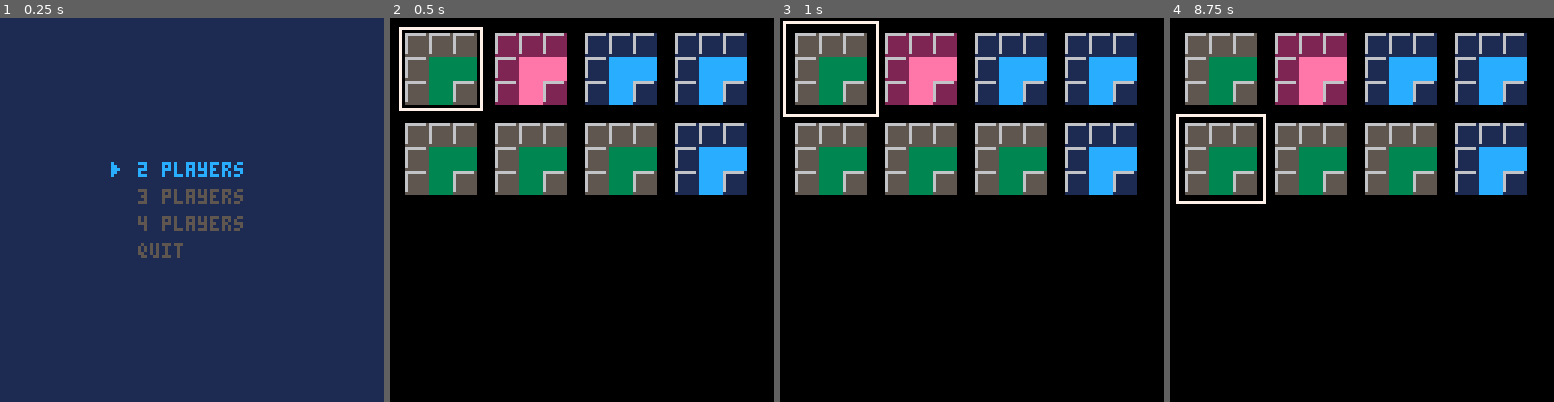
Above: before the commit, frames 1-4 (left to right).
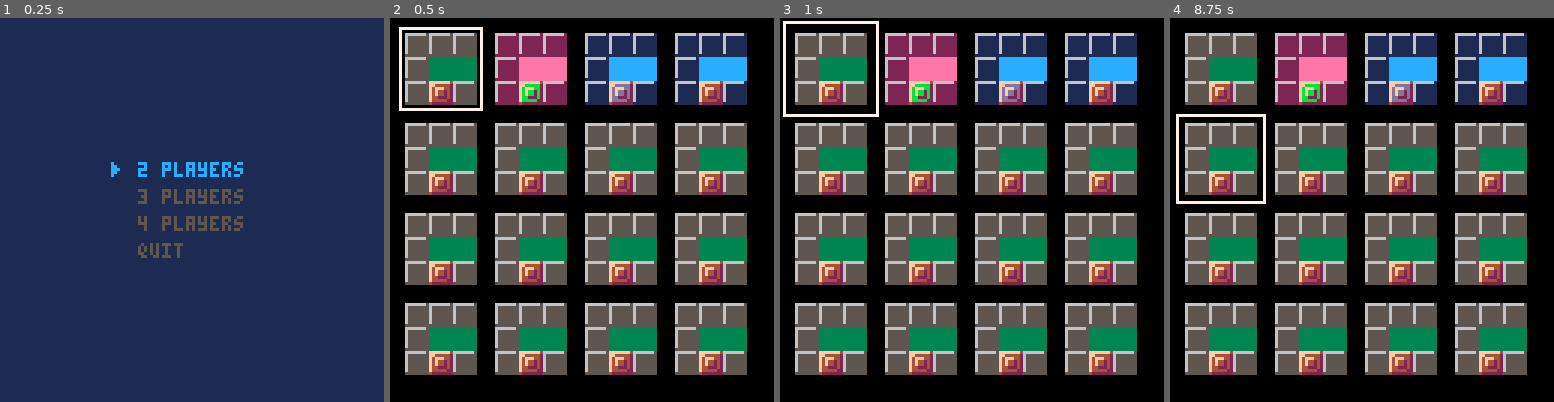
Above: after the commit, the same moments.

Repository: sdegutis/shepherdgame.com
Game: PICO-8 cartridge bomberman.p8
Two runs of this game, one before a commit and one after it. Both use one fixed random seed, a clock stepped at 60 frames per second and the inputs below.
Inputs:
- Up to frame 1 (0.25 s): no input
- Up to frame 2 (0.5 s): tap X (X key) at 0.33 s
- Up to frame 3 (1 s): no input
- Up to frame 4 (8.75 s): tap X (X key) at 1.07, 1.85, 2.97, 4.08, 5.2, 6.32, 7.43, 8.55 s; hold Right 1.6-2.1 s; hold Up 2.15-2.42 s; hold Right 2.47-3.03 s; hold Left 3.08-3.58 s; hold Down 3.63-3.97 s; hold Right 4.02-4.68 s; hold Up 4.73-5.03 s; hold Left 5.08-5.68 s; hold Down 5.73-6.03 s; hold Right 6.08-6.58 s; hold Right 6.63-7.13 s; hold Up 7.18-7.45 s; hold Right 7.5-8.07 s; hold Left 8.12-8.62 s; hold Down from 8.67 s (still down)

Frame 1 is identical in both runs. In frame 2, 34% of the frame differs, in the area x 3-93%, y 16-93%; in frame 3, 34%; in frame 4, 34%.

Commit message:
Making 16 total possible maps

Diff:
--- a/bomberman.p8
+++ b/bomberman.p8
@@ -663,7 +663,7 @@
 end
 
 function drawitem(item)
-	local s = 42+item.k
+	local s = 112+item.k
 	--local kind = powers[item.k]
 	spr(s, item.x, item.y)
 end
@@ -756,6 +756,8 @@
 			end
 
 			map(mx*16,my*16,px,py,3,3)
+			local b=mget(mx*16+15,my*16)
+			spr(b,px+8,py+16)
 		end
 	end
 end
@@ -947,11 +949,104 @@
 
 
 
+…(93 lines of a section not shown)…
 __gff__
 0000000000000000000000000000000000000000000000000000010101000000000000000000000000000000000000000000000000000000000000000000000000000000000000000000000000000000000000000000000000000000000000000000000000000000000000000000000000000000000000000000000000000000
 0000000000000000000000000000000000000000000000000000000000000000000000000000000000000000000000000000000000000000000000000000000000000000000000000000000000000000000000000000000000000000000000000000000000000000000000000000000000000000000000000000000000000000
 __map__
-1a1a1a1a1a1a1a1a1a1a1a1a1a1a1a0d1c1c1c1c1c1c1c1c1c1c1c1c1c1c1c0e1b1b1b1b1b1b1b1b1b1b1b1b1b1b1b091b1b1b1b1b1b1b1b1b1b1b1b1b1b1b0900000000000000000000000000000000000000000000000000000000000000000000000000000000000000000000000000000000000000000000000000000000
+1a1a1a1a1a1a1a1a1a1a1a1a1a1a1a2a1c1c1c1c1c1c1c1c1c1c1c1c1c1c1c2b1b1b1b1b1b1b1b1b1b1b1b1b1b1b1b2c1b1b1b1b1b1b1b1b1b1b1b1b1b1b1b2a00000000000000000000000000000000000000000000000000000000000000000000000000000000000000000000000000000000000000000000000000000000
 1a0a0a0a0a0a0a0a0a0a0a0a0a0a1a001c0c0c0c0c0c0c0c0c0c0c0c0c0c1c001b0b0b0b0b0b0b0b0b0b0b0b0b0b1b001b0b0b0b0b0b0b0b0b0b0b0b0b0b1b0000000000000000000000000000000000000000000000000000000000000000000000000000000000000000000000000000000000000000000000000000000000
 1a0a1a0a1a0a1a0a1a0a1a0a1a0a1a001c0c1c0c1c0c1c0c1c0c1c0c1c0c1c001b0b1b0b1a0b1a0b1a0b1a0b1a0b1b001b0b1b0b1a0b1a0b1a0b1a0b1a0b1b0000000000000000000000000000000000000000000000000000000000000000000000000000000000000000000000000000000000000000000000000000000000
 1a0a0a0a0a0a0a0a0a0a0a0a0a0a1a001c0c0c0c0c0c0c0c0c0c0c0c0c0c1c001b0b0b0b0b0b0b0b0b0b0b0b0b0b1b001b0b0b0b0b0b0b0b0b0b0b0b0b0b1b0000000000000000000000000000000000000000000000000000000000000000000000000000000000000000000000000000000000000000000000000000000000
@@ -967,32 +1062,32 @@
 1a0a0a0a0a0a0a0a0a0a0a0a0a0a1a001c0c0c0c0c0c0c0c0c0c0c0c0c0c1c001b0b0b0b0b0b0b0b0b0b0b0b0b0b1b001b0b0b0b0b0b0b0b0b0b0b0b0b0b1b0000000000000000000000000000000000000000000000000000000000000000000000000000000000000000000000000000000000000000000000000000000000
 1a1a1a1a1a1a1a1a1a1a1a1a1a1a1a001c1c1c1c1c1c1c1c1c1c1c1c1c1c1c001b1b1b1b1b1b1b1b1b1b1b1b1b1b1b001b1b1b1b1b1b1b1b1b1b1b1b1b1b1b0000000000000000000000000000000000000000000000000000000000000000000000000000000000000000000000000000000000000000000000000000000000
 0000000000000000000000000000000000000000000000000000000000000000000000000000000000000000000000000000000000000000000000000000000000000000000000000000000000000000000000000000000000000000000000000000000000000000000000000000000000000000000000000000000000000000
-1a1a1a1a1a1a1a1a1a1a1a1a1a1a1a091a1a1a1a1a1a1a1a1a1a1a1a1a1a1a091a1a1a1a1a1a1a1a1a1a1a1a1a1a1a091b1b1b1b1b1b1b1b1b1b1b1b1b1b1b0900000000000000000000000000000000000000000000000000000000000000000000000000000000000000000000000000000000000000000000000000000000
-1a0a0a0a0a0a0a0a0a0a0a0a0a0a1a001a0a0a0a0a0a0a0a0a0a0a0a0a0a1a001a0a0a0a0a0a0a0a0a0a0a0a0a0a1a001b0b0b0b0b0b0b0b0b0b0b0b0b0b1b0000000000000000000000000000000000000000000000000000000000000000000000000000000000000000000000000000000000000000000000000000000000
-1a0a1a0a1a0a1a0a1a0a1a0a1a0a1a001a0a1a0a1a0a1a0a1a0a1a0a1a0a1a001a0a1a0a1a0a1a0a1a0a1a0a1a0a1a001b0b1b0b1a0b1a0b1a0b1a0b1a0b1b0000000000000000000000000000000000000000000000000000000000000000000000000000000000000000000000000000000000000000000000000000000000
-1a0a0a0a0a0a0a0a0a0a0a0a0a0a1a001a0a0a0a0a0a0a0a0a0a0a0a0a0a1a001a0a0a0a0a0a0a0a0a0a0a0a0a0a1a001b0b0b0b0b0b0b0b0b0b0b0b0b0b1b0000000000000000000000000000000000000000000000000000000000000000000000000000000000000000000000000000000000000000000000000000000000
-1a0a1a0a1a0a1a0a1a0a1a0a1a0a1a001a0a1a0a1a0a1a0a1a0a1a0a1a0a1a001a0a1a0a1a0a1a0a1a0a1a0a1a0a1a001b0b1a0b1a0b1a0b1a0b1a0b1a0b1b0000000000000000000000000000000000000000000000000000000000000000000000000000000000000000000000000000000000000000000000000000000000
-1a0a0a0a0a0a0a0a0a0a0a0a0a0a1a001a0a0a0a0a0a0a0a0a0a0a0a0a0a1a001a0a0a0a0a0a0a0a0a0a0a0a0a0a1a001b0b0b0b0b0b0b0b0b0b0b0b0b0b1b0000000000000000000000000000000000000000000000000000000000000000000000000000000000000000000000000000000000000000000000000000000000
-1a0a1a0a1a0a1a0a1a0a1a0a1a0a1a001a0a1a0a1a0a1a0a1a0a1a0a1a0a1a001a0a1a0a1a0a1a0a1a0a1a0a1a0a1a001b0b1a0b1a0b1a0b1a0b1a0b1a0b1b0000000000000000000000000000000000000000000000000000000000000000000000000000000000000000000000000000000000000000000000000000000000
-1a0a0a0a0a0a0a0a0a0a0a0a0a0a1a001a0a0a0a0a0a0a0a0a0a0a0a0a0a1a001a0a0a0a0a0a0a0a0a0a0a0a0a0a1a001b0b0b0b0b0b0b0b0b0b0b0b0b0b1b0000000000000000000000000000000000000000000000000000000000000000000000000000000000000000000000000000000000000000000000000000000000
-1a0a1a0a1a0a1a0a1a0a1a0a1a0a1a001a0a1a0a1a0a1a0a1a0a1a0a1a0a1a001a0a1a0a1a0a1a0a1a0a1a0a1a0a1a001b0b1a0b1a0b1a0b1a0b1a0b1a0b1b0000000000000000000000000000000000000000000000000000000000000000000000000000000000000000000000000000000000000000000000000000000000
-1a0a0a0a0a0a0a0a0a0a0a0a0a0a1a001a0a0a0a0a0a0a0a0a0a0a0a0a0a1a001a0a0a0a0a0a0a0a0a0a0a0a0a0a1a001b0b0b0b0b0b0b0b0b0b0b0b0b0b1b0000000000000000000000000000000000000000000000000000000000000000000000000000000000000000000000000000000000000000000000000000000000
-1a0a1a0a1a0a1a0a1a0a1a0a1a0a1a001a0a1a0a1a0a1a0a1a0a1a0a1a0a1a001a0a1a0a1a0a1a0a1a0a1a0a1a0a1a000000000000000000000000000000000000000000000000000000000000000000000000000000000000000000000000000000000000000000000000000000000000000000000000000000000000000000
-1a0a0a0a0a0a0a0a0a0a0a0a0a0a1a001a0a0a0a0a0a0a0a0a0a0a0a0a0a1a001a0a0a0a0a0a0a0a0a0a0a0a0a0a1a000000000000000000000000000000000000000000000000000000000000000000000000000000000000000000000000000000000000000000000000000000000000000000000000000000000000000000
-1a0a1a0a1a0a1a0a1a0a1a0a1a0a1a001a0a1a0a1a0a1a0a1a0a1a0a1a0a1a001a0a1a0a1a0a1a0a1a0a1a0a1a0a1a000000000000000000000000000000000000000000000000000000000000000000000000000000000000000000000000000000000000000000000000000000000000000000000000000000000000000000
-1a0a0a0a0a0a0a0a0a0a0a0a0a0a1a001a0a0a0a0a0a0a0a0a0a0a0a0a0a1a001a0a0a0a0a0a0a0a0a0a0a0a0a0a1a000000000000000000000000000000000000000000000000000000000000000000000000000000000000000000000000000000000000000000000000000000000000000000000000000000000000000000
-1a1a1a1a1a1a1a1a1a1a1a1a1a1a1a001a1a1a1a1a1a1a1a1a1a1a1a1a1a1a001a1a1a1a1a1a1a1a1a1a1a1a1a1a1a000000000000000000000000000000000000000000000000000000000000000000000000000000000000000000000000000000000000000000000000000000000000000000000000000000000000000000
-…(14 lines of a section not shown)…
+1a1a1a1a1a1a1a1a1a1a1a1a1a1a1a2a1a1a1a1a1a1a1a1a1a1a1a1a1a1a1a2a1a1a1a1a1a1a1a1a1a1a1a1a1a1a1a2a1a1a1a1a1a1a1a1a1a1a1a1a1a1a1a2a00000000000000000000000000000000000000000000000000000000000000000000000000000000000000000000000000000000000000000000000000000000
+1a0a0a0a0a0a0a0a0a0a0a0a0a0a1a001a0a0a0a0a0a0a0a0a0a0a0a0a0a1a001a0a0a0a0a0a0a0a0a0a0a0a0a0a1a001a0a0a0a0a0a0a0a0a0a0a0a0a0a1a0000000000000000000000000000000000000000000000000000000000000000000000000000000000000000000000000000000000000000000000000000000000
+1a0a1a0a1a0a1a0a1a0a1a0a1a0a1a001a0a1a0a1a0a1a0a1a0a1a0a1a0a1a001a0a1a0a1a0a1a0a1a0a1a0a1a0a1a001a0a1a0a1a0a1a0a1a0a1a0a1a0a1a0000000000000000000000000000000000000000000000000000000000000000000000000000000000000000000000000000000000000000000000000000000000
+1a0a0a0a0a0a0a0a0a0a0a0a0a0a1a001a0a0a0a0a0a0a0a0a0a0a0a0a0a1a001a0a0a0a0a0a0a0a0a0a0a0a0a0a1a001a0a0a0a0a0a0a0a0a0a0a0a0a0a1a0000000000000000000000000000000000000000000000000000000000000000000000000000000000000000000000000000000000000000000000000000000000
+1a0a1a0a1a0a1a0a1a0a1a0a1a0a1a001a0a1a0a1a0a1a0a1a0a1a0a1a0a1a001a0a1a0a1a0a1a0a1a0a1a0a1a0a1a001a0a1a0a1a0a1a0a1a0a1a0a1a0a1a0000000000000000000000000000000000000000000000000000000000000000000000000000000000000000000000000000000000000000000000000000000000
+1a0a0a0a0a0a0a0a0a0a0a0a0a0a1a001a0a0a0a0a0a0a0a0a0a0a0a0a0a1a001a0a0a0a0a0a0a0a0a0a0a0a0a0a1a001a0a0a0a0a0a0a0a0a0a0a0a0a0a1a0000000000000000000000000000000000000000000000000000000000000000000000000000000000000000000000000000000000000000000000000000000000
+1a0a1a0a1a0a1a0a1a0a1a0a1a0a1a001a0a1a0a1a0a1a0a1a0a1a0a1a0a1a001a0a1a0a1a0a1a0a1a0a1a0a1a0a1a001a0a1a0a1a0a1a0a1a0a1a0a1a0a1a0000000000000000000000000000000000000000000000000000000000000000000000000000000000000000000000000000000000000000000000000000000000
+1a0a0a0a0a0a0a0a0a0a0a0a0a0a1a001a0a0a0a0a0a0a0a0a0a0a0a0a0a1a001a0a0a0a0a0a0a0a0a0a0a0a0a0a1a001a0a0a0a0a0a0a0a0a0a0a0a0a0a1a0000000000000000000000000000000000000000000000000000000000000000000000000000000000000000000000000000000000000000000000000000000000
+1a0a1a0a1a0a1a0a1a0a1a0a1a0a1a001a0a1a0a1a0a1a0a1a0a1a0a1a0a1a001a0a1a0a1a0a1a0a1a0a1a0a1a0a1a001a0a1a0a1a0a1a0a1a0a1a0a1a0a1a0000000000000000000000000000000000000000000000000000000000000000000000000000000000000000000000000000000000000000000000000000000000
+1a0a0a0a0a0a0a0a0a0a0a0a0a0a1a001a0a0a0a0a0a0a0a0a0a0a0a0a0a1a001a0a0a0a0a0a0a0a0a0a0a0a0a0a1a001a0a0a0a0a0a0a0a0a0a0a0a0a0a1a0000000000000000000000000000000000000000000000000000000000000000000000000000000000000000000000000000000000000000000000000000000000
+1a0a1a0a1a0a1a0a1a0a1a0a1a0a1a001a0a1a0a1a0a1a0a1a0a1a0a1a0a1a001a0a1a0a1a0a1a0a1a0a1a0a1a0a1a001a0a1a0a1a0a1a0a1a0a1a0a1a0a1a0000000000000000000000000000000000000000000000000000000000000000000000000000000000000000000000000000000000000000000000000000000000
+1a0a0a0a0a0a0a0a0a0a0a0a0a0a1a001a0a0a0a0a0a0a0a0a0a0a0a0a0a1a001a0a0a0a0a0a0a0a0a0a0a0a0a0a1a001a0a0a0a0a0a0a0a0a0a0a0a0a0a1a0000000000000000000000000000000000000000000000000000000000000000000000000000000000000000000000000000000000000000000000000000000000
+1a0a1a0a1a0a1a0a1a0a1a0a1a0a1a001a0a1a0a1a0a1a0a1a0a1a0a1a0a1a001a0a1a0a1a0a1a0a1a0a1a0a1a0a1a001a0a1a0a1a0a1a0a1a0a1a0a1a0a1a0000000000000000000000000000000000000000000000000000000000000000000000000000000000000000000000000000000000000000000000000000000000
+1a0a0a0a0a0a0a0a0a0a0a0a0a0a1a001a0a0a0a0a0a0a0a0a0a0a0a0a0a1a001a0a0a0a0a0a0a0a0a0a0a0a0a0a1a001a0a0a0a0a0a0a0a0a0a0a0a0a0a1a0000000000000000000000000000000000000000000000000000000000000000000000000000000000000000000000000000000000000000000000000000000000
+1a1a1a1a1a1a1a1a1a1a1a1a1a1a1a001a1a1a1a1a1a1a1a1a1a1a1a1a1a1a001a1a1a1a1a1a1a1a1a1a1a1a1a1a1a001a1a1a1a1a1a1a1a1a1a1a1a1a1a1a0000000000000000000000000000000000000000000000000000000000000000000000000000000000000000000000000000000000000000000000000000000000
+…(14 lines of a section not shown)…
Not shown, changed: 202 lines of the sprite sheet (__gfx__) section of bomberman.p8
